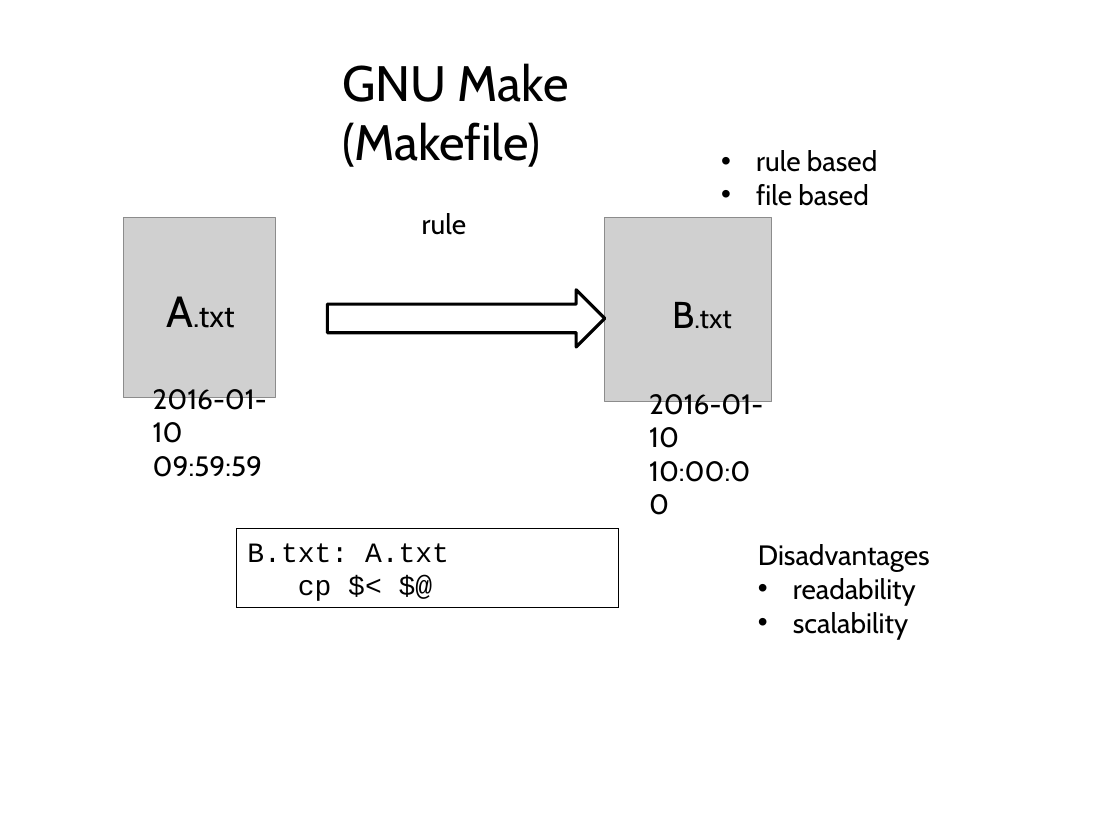
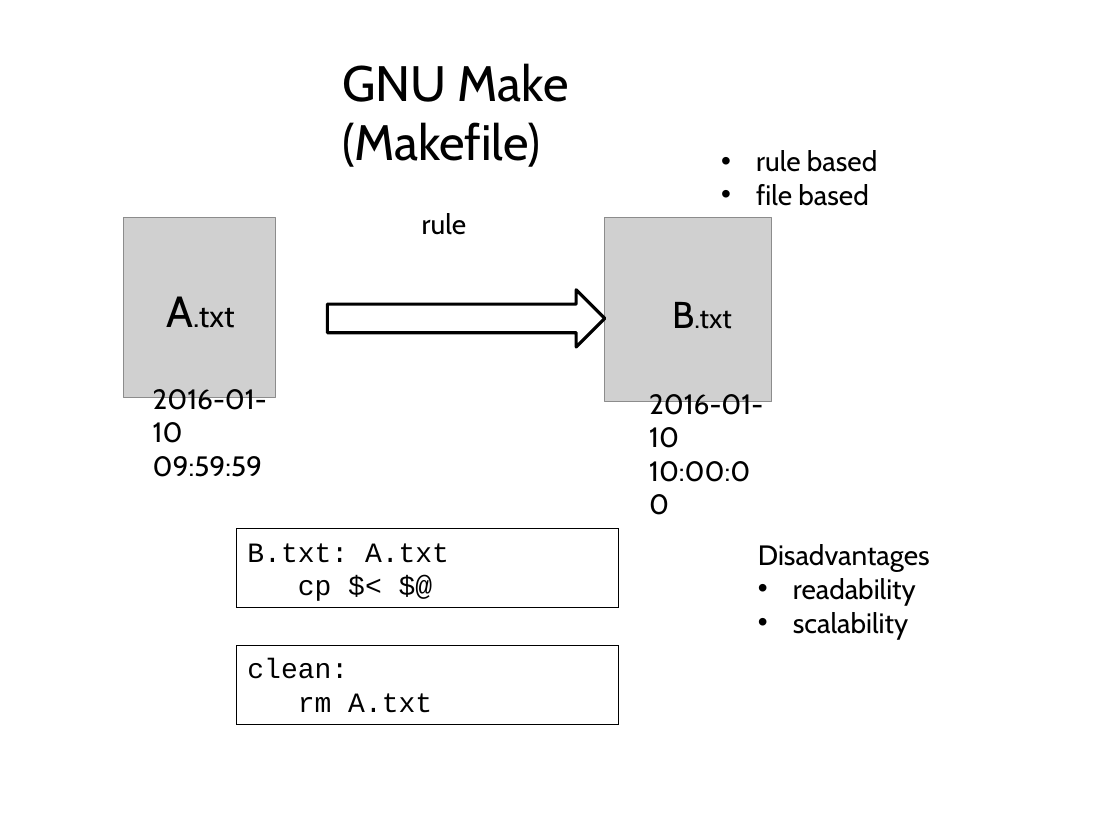
Before and after one commit to tobyhodges/siakemake-tutorial, a slide deck: slide 5 of 01-Snakemake-introduction.pptx. Drawn at 1120x840 pixels with LibreOffice and Linux fonts; fonts in the diff are those of the drawing; grey boxes stand for pictures; background and template pictures are left out. Boxes give left, top, right and bottom in pixels: in the first picture for what was removed or moved away, otherwise in the second. Text is boxed around its words. In the diff, an @@ line names an element or a change of style, - is before the commit and + after.

```diff
--- a/01-Snakemake-introduction.pptx
+++ b/01-Snakemake-introduction.pptx
@@ rectangle added at (236, 645, 618, 725), outline #000000 0.75 pt, 18 pt, text #000000 @@
+clean:
+rm A.txt
```
Also in this commit, not shown: 11 other slides changed, 10 slides added, 1 slide removed.
